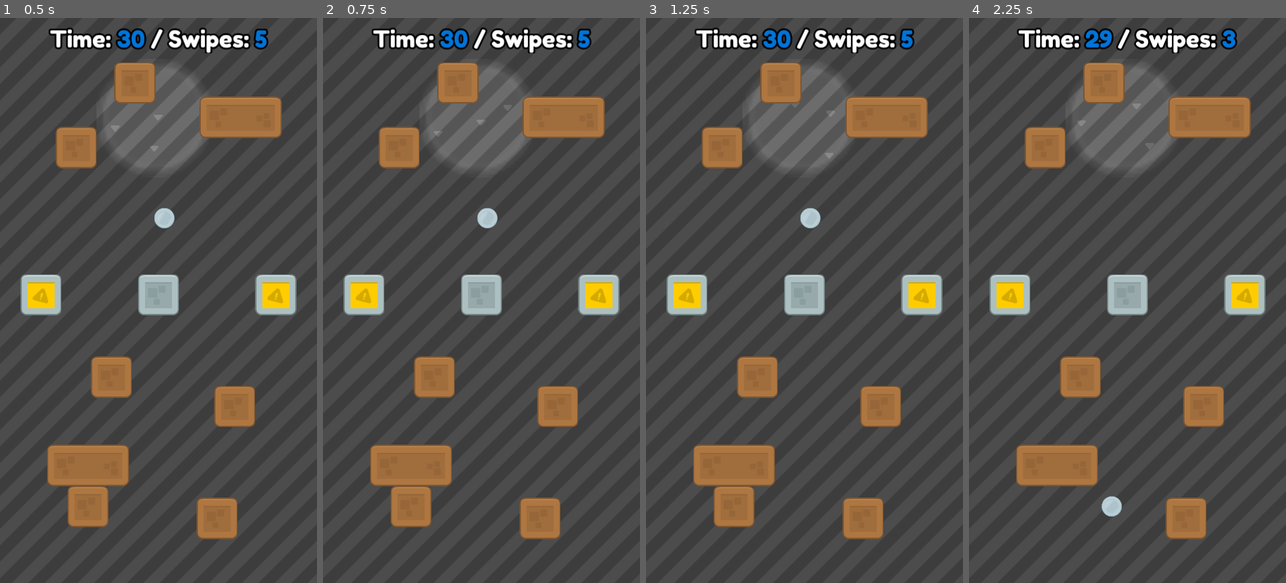
Above: before the commit, frames 1-4 (left to right).
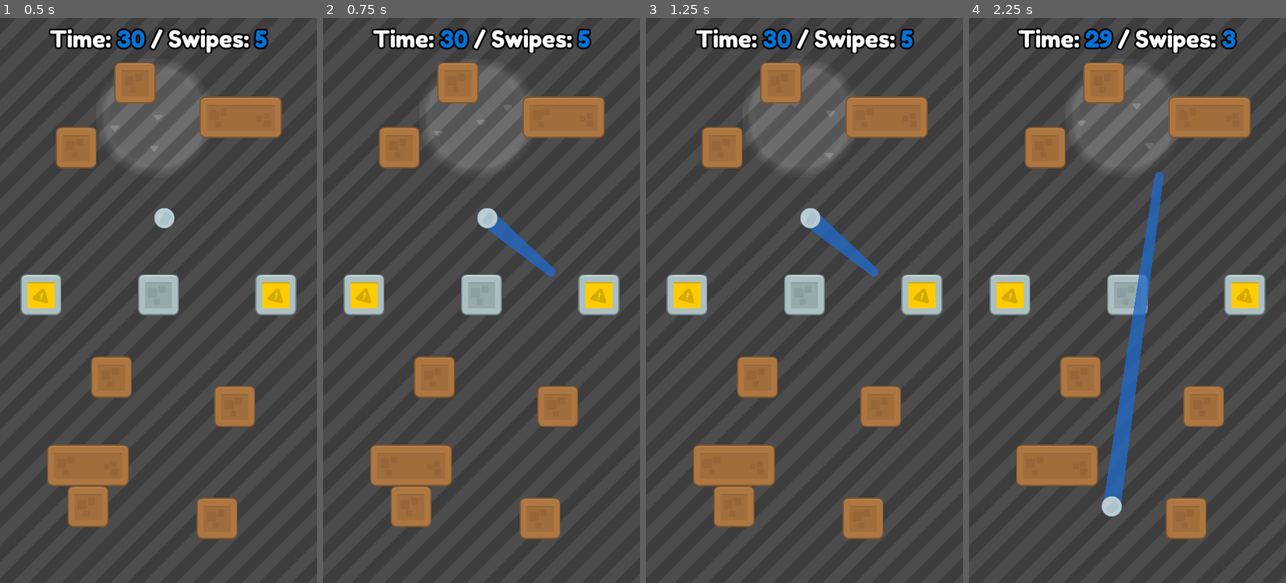
Above: after the commit, the same moments.

Repository: anissen/bouncing-ball
Game: Godot game, scene res://Main.tscn
The game is run twice, just before and just after one commit, with the same random seed, the same clock (stepped at 60 frames per second) and the same inputs.
Inputs (mouse positions are in pixels of both pictures, inside the frame that each line leads up to):
- Up to frame 1 (0.5 s): no input
- Up to frame 2 (0.75 s): move the mouse to (551, 272) at 0.52 s; press the mouse at (551, 272) at 0.53 s
- Up to frame 3 (1.25 s): no input
- Up to frame 4 (2.25 s): move the mouse to (1064, 328) at 1.27 s; release the mouse at (1064, 328) at 1.28 s; click (1064, 328) at 1.35 s; move the mouse to (1159, 176) at 2.02 s; press the mouse at (1159, 176) at 2.03 s

Frame 1 is identical in both runs. In frame 2, 0.6% of the frame differs, in the area x 51-74%, y 34-46%; in frame 3, 0.6%; in frame 4, 2.4%, in the area x 42-62%, y 27-86%.

Commit message:
Minor stuff

Diff:
--- a/Main.gd
+++ b/Main.gd
@@ -11,22 +11,28 @@
 	if !get_node_or_null("Ball"): return
 
 	if event.is_action_pressed("ui_touch"):
-#		is_swiping = true
-#		var tween = Tween.new()
-#		tween.interpolate_property(Engine, "time_scale", Engine.time_scale, 0.1, 0.3, Tween.TRANS_QUAD, Tween.EASE_IN_OUT)
-#		add_child(tween)
-#		tween.start()
-#		#yield(tween, "tween_completed")
+		is_swiping = true
+		$Line2D.visible = true
 		Engine.time_scale = 0.2
 	elif event.is_action_released("ui_touch"):
 		is_swiping = false
 		swipes += 1
 		Engine.time_scale = 1
+		$Line2D.visible = false
 		var diff = event.position - $Ball.position
 		$Ball.apply_central_impulse(diff * 5)
 
 	if event.is_action_released("restart"):
 		restart()
+
+func _process(delta):
+	if !get_node_or_null("Ball"):
+		$Line2D.visible = false
+		return
+
+	if is_swiping:
+		$Line2D.set_point_position(0, get_global_mouse_position())
+		$Line2D.set_point_position(1, $Ball.position)
 
 func restart():
 	get_tree().reload_current_scene()
@@ -72,6 +78,7 @@
 			break
 
 	if has_won:
+		Engine.time_scale = 1
 		$Ball.queue_free()
 		$LevelWonMessage.show()
 
--- a/Main.tscn
+++ b/Main.tscn
@@ -28,23 +28,27 @@
 	COLOR = texture(TEXTURE, UV);
 }"
 
-[sub_resource type="ShaderMaterial" id=2]
-shader = SubResource( 1 )
+[sub_resource type="ShaderMaterial" id=3]
+shader = SubResource( 2 )
 shader_param/pos = Vector2( 100, 100 )
 
-[sub_resource type="PhysicsMaterial" id=3]
+[sub_resource type="Curve" id=4]
+max_value = 2.0
+_data = [ Vector2( 0.0158887, 0.7536 ), 0.0, 0.0, 0, 0, Vector2( 1, 1.528 ), 0.376227, 0.0, 0, 0 ]
+
+[sub_resource type="PhysicsMaterial" id=5]
 bounce = 0.8
 
-[sub_resource type="CircleShape2D" id=4]
+[sub_resource type="CircleShape2D" id=6]
 radius = 20.0
 
-[sub_resource type="RectangleShape2D" id=5]
+[sub_resource type="RectangleShape2D" id=7]
 extents = Vector2( 90, 520 )
 
-[sub_resource type="RectangleShape2D" id=6]
+[sub_resource type="RectangleShape2D" id=8]
 extents = Vector2( 367.5, 80 )
 
-[sub_resource type="DynamicFont" id=7]
+[sub_resource type="DynamicFont" id=9]
 size = 40
 outline_size = 3
 outline_color = Color( 0, 0, 0, 1 )
@@ -137,16 +141,26 @@
 texture = ExtResource( 9 )
 type = 1
 
+[node name="Line2D" type="Line2D" parent="."]
+visible = false
+points = PoolVector2Array( 350, 310, 340, 520 )
+width = 20.0
+width_curve = SubResource( 4 )
+default_color = Color( 0.129412, 0.411765, 0.776471, 0.784314 )
+joint_mode = 2
+begin_cap_mode = 2
+end_cap_mode = 2
+
 [node name="Ball" type="RigidBody2D" parent="."]
 position = Vector2( 280, 340 )
-physics_material_override = SubResource( 3 )
+physics_material_override = SubResource( 5 )
 contacts_reported = 1
 contact_monitor = true
 linear_damp = 0.5
 script = ExtResource( 4 )
 
 [node name="CollisionShape2D" type="CollisionShape2D" parent="Ball"]
-shape = SubResource( 4 )
+shape = SubResource( 6 )
 
 [node name="elementMetal001" type="Sprite" parent="Ball"]
 scale = Vector2( 0.5, 0.5 )
--- a/project.godot
+++ b/project.godot
@@ -18,6 +18,11 @@
 config/name="Bouncing Ball"
 run/main_scene="res://Main.tscn"
 config/icon="res://art/ball/elementMetal001.png"
+
+[debug]
+
+gdscript/warnings/unused_argument=false
+gdscript/warnings/return_value_discarded=false
 
 [display]
 
Not shown: 7 places in Main.tscn that only renumber resources
